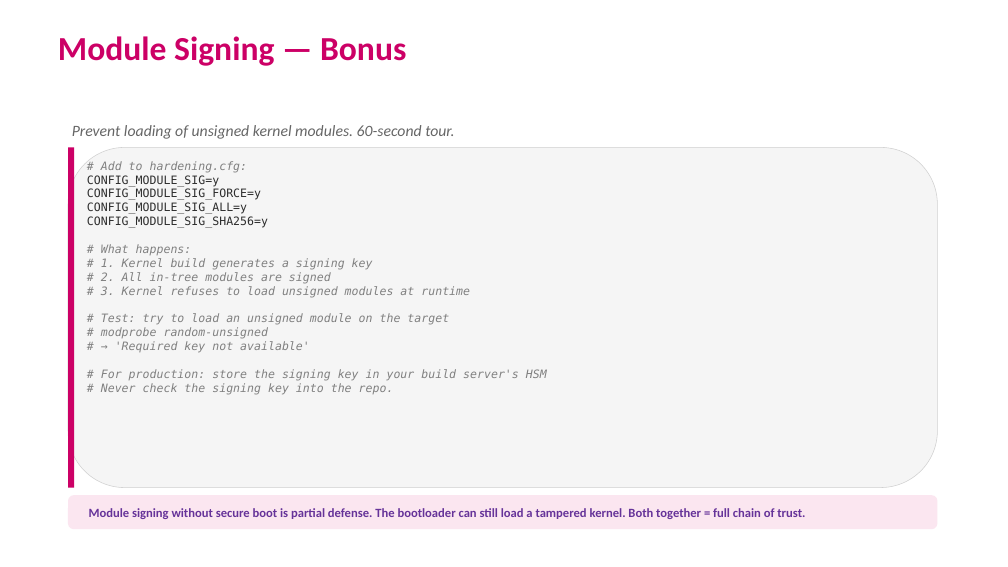
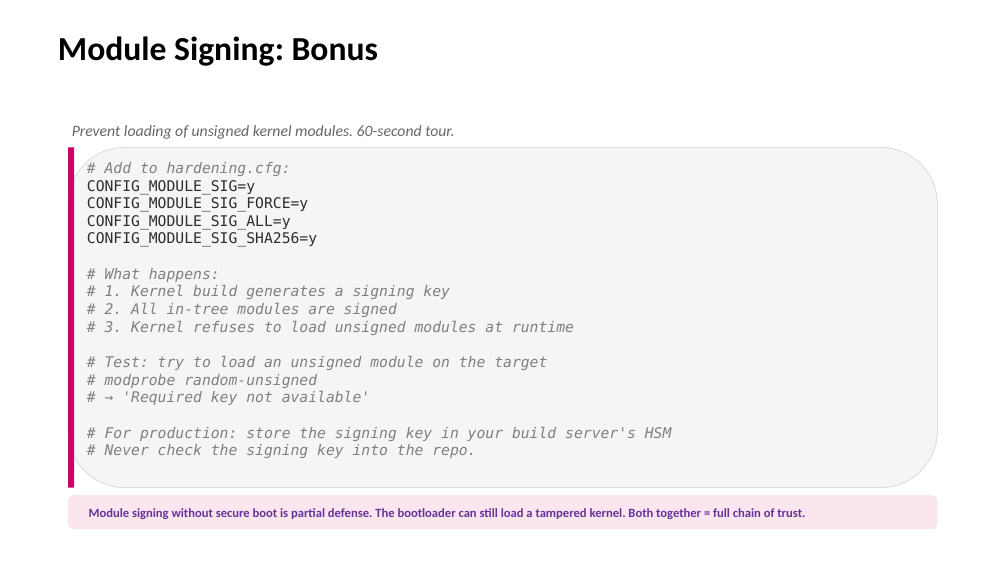
Before and after one commit to EmertxeInfoTech/Allegion-Training-Materials, a slide deck: slide 8 of yocto_training_all_session_decks/session_decks/D3S2_Kernel_Hardening.pptx. Drawn at 1008x567 pixels with LibreOffice and Linux fonts; fonts in the diff are those of the drawing; background and template pictures are left out. Boxes give left, top, right and bottom in pixels: in the first picture for what was removed or moved away, otherwise in the second. Text is boxed around its words. In the diff, an @@ line names an element or a change of style, - is before the commit and + after.

```diff
--- a/yocto_training_all_session_decks/session_decks/D3S2_Kernel_Hardening.pptx
+++ b/yocto_training_all_session_decks/session_decks/D3S2_Kernel_Hardening.pptx
@@ title at bbox=[58, 36, 378, 66]: text changed; text colour #CC0066 to #000000 @@
-Module Signing — Bonus
+Module Signing: Bonus
@@ text "# Add to hardening.cfg:" at bbox=[87, 162, 672, 458]: size 11 to 14 pt @@
```
Also in this commit, not shown: 8 other slides changed, 6 other files.
